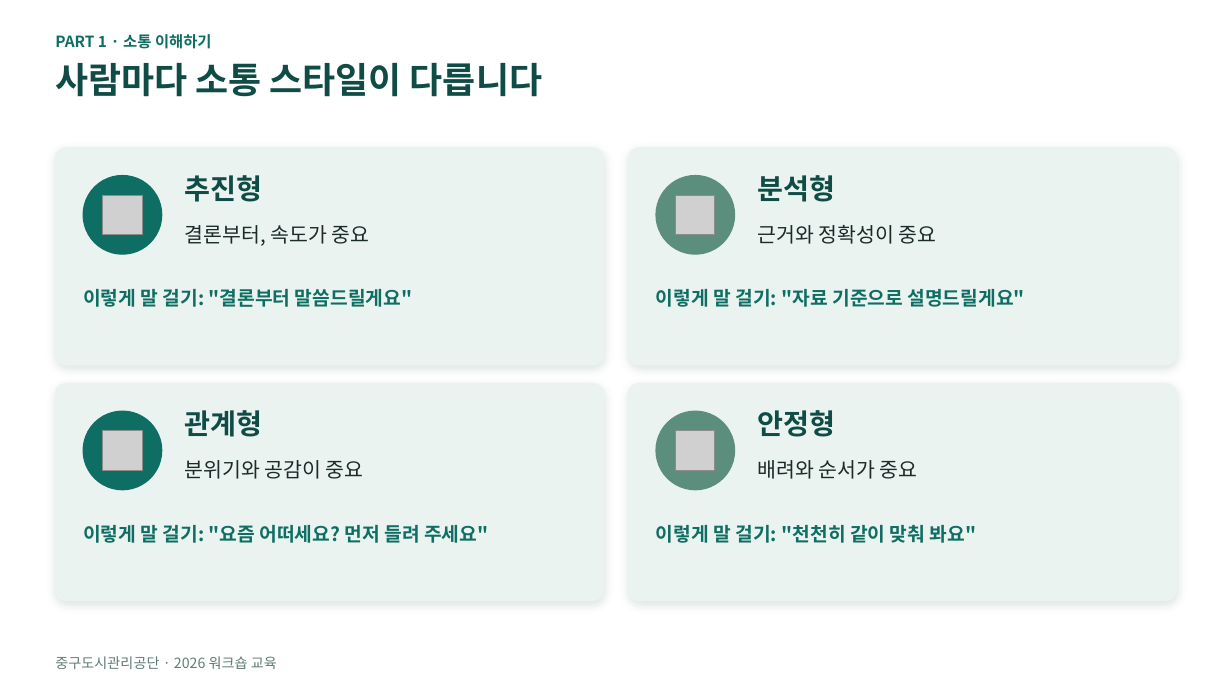
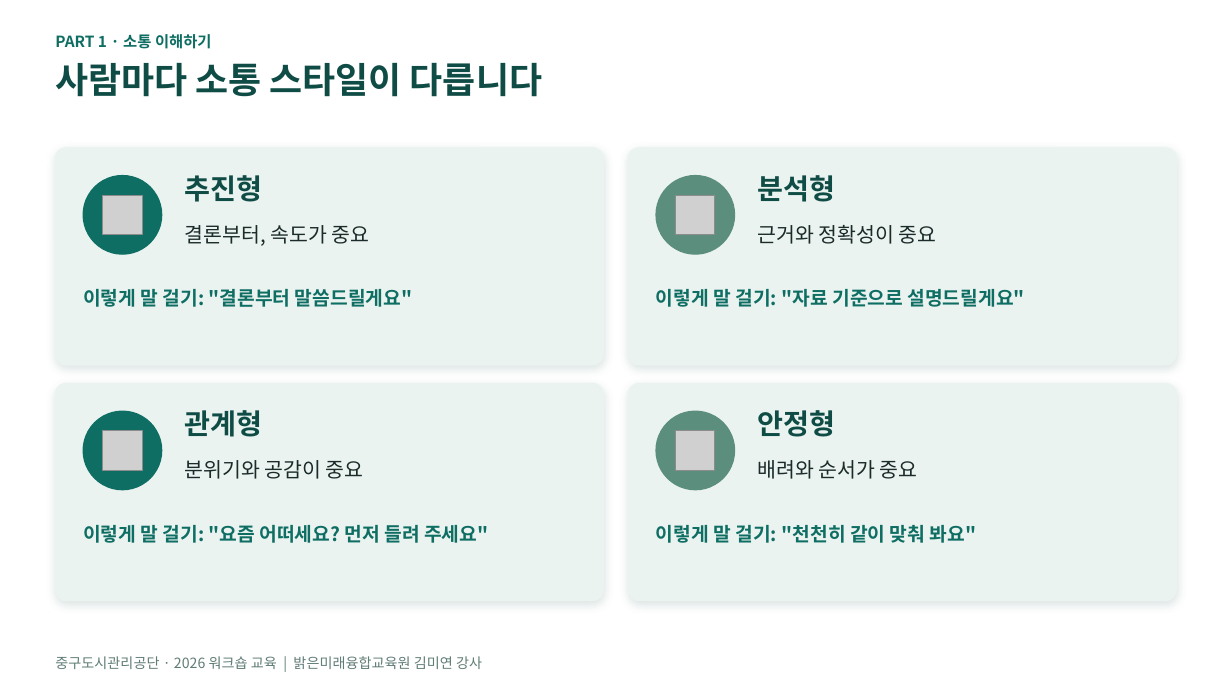
Before and after one commit to edupang79-crypto/prompt, a slide deck: slide 6 of 교안/중구도시관리공단_소통협업_교안.pptx. Drawn at 1232x693 pixels with LibreOffice and Linux fonts; fonts in the diff are those of the drawing; grey boxes stand for pictures; background and template pictures are left out. Boxes give left, top, right and bottom in pixels: in the first picture for what was removed or moved away, otherwise in the second. Text is boxed around its words. In the diff, an @@ line names an element or a change of style, - is before the commit and + after.

```diff
--- a/교안/중구도시관리공단_소통협업_교안.pptx
+++ b/교안/중구도시관리공단_소통협업_교안.pptx
@@ text at [55, 656, 482, 669]: text changed @@
-중구도시관리공단 · 2026 워크숍 교육
+중구도시관리공단 · 2026 워크숍 교육 | 밝은미래융합교육원 김미연 강사
```
Also in this commit, not shown: 23 other slides changed, 2 other files.
